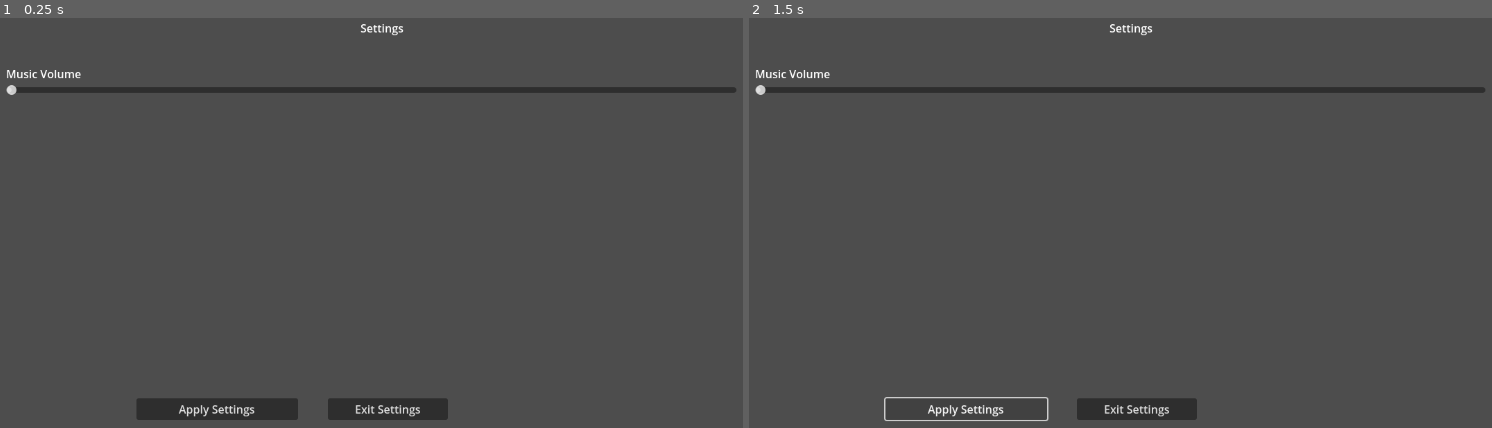
Above: before the commit, frames 1-2 (left to right).
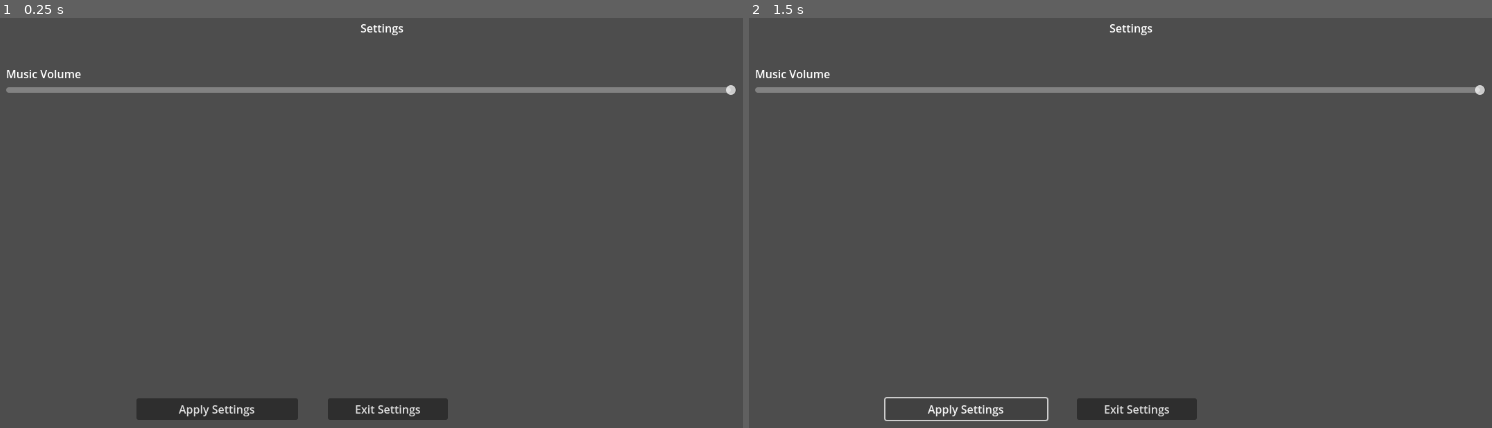
Above: after the commit, the same moments.

Repository: 2024-25-Allen-ISD-Computer-Science/5th-period-isp-game-devs-of-button-game
Game: Godot game, scene res://Settings.tscn
Same seed, same stepped clock (60 frames per second), same inputs: the game is played once before the commit and once after it. The project has no main scene, so this scene is started directly.
Inputs:
- Up to frame 1 (0.25 s): no input
- Up to frame 2 (1.5 s): tap Enter at 0.5 s; click "Apply Settings" at 1.25 s

The runs differ from the first frame. In frame 1, 1.5% of the frame differs, in the area x 0-100%, y 16-19%; in frame 2, 1.5%.

Commit message:
Settings.tscn

Diff:
--- a/Scenes/Settings.tscn
+++ b/Scenes/Settings.tscn
@@ -1,8 +1,10 @@
-[gd_scene load_steps=4 format=3 uid="uid://c0ub5wtu47sbo"]
+[gd_scene load_steps=5 format=3 uid="uid://c0ub5wtu47sbo"]
 
-[ext_resource type="Script" path="res://Scripts/Settings.gd" id="1_skh8w"]
-[ext_resource type="Script" path="res://Scenes/music_slider.gd" id="2_8tq8u"]
+[ext_resource type="Script" path="res://Settings.gd" id="1_skh8w"]
+[ext_resource type="Script" path="res://music_slider.gd" id="2_8tq8u"]
 [ext_resource type="PackedScene" uid="uid://dk8qx15keto30" path="res://GlobalAudio.tscn" id="2_22mcg"]
+
+[sub_resource type="AudioStream" id="AudioStream_r7pbj"]
 
 [node name="Settings" type="Node2D"]
 position = Vector2(24, 4)
@@ -48,6 +50,7 @@
 text = "Apply Settings"
 
 [node name="AudioStreamPlayer" parent="." instance=ExtResource("2_22mcg")]
+stream = SubResource("AudioStream_r7pbj")
 autoplay = true
 bus = &"Music"
 
